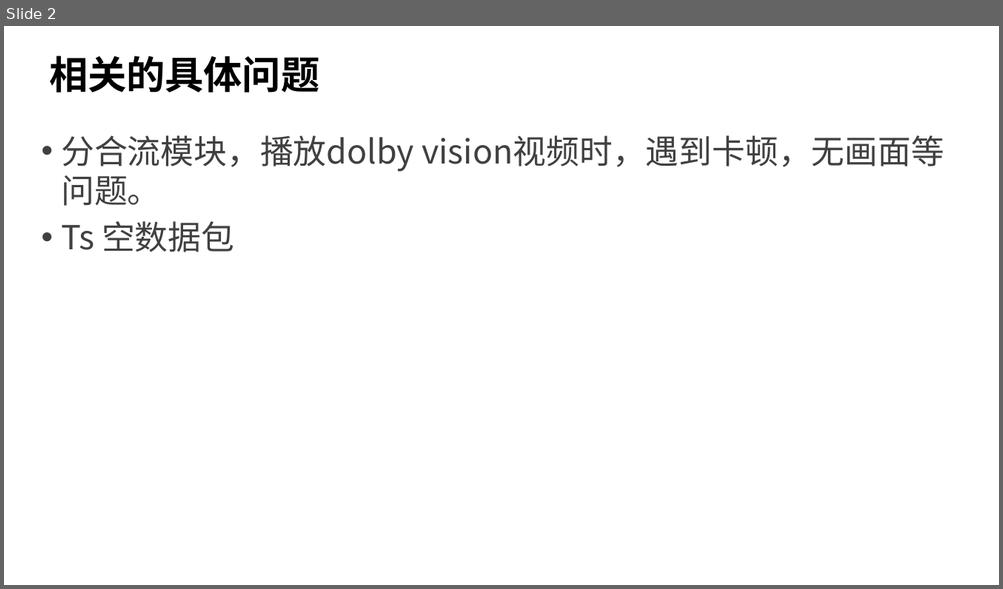
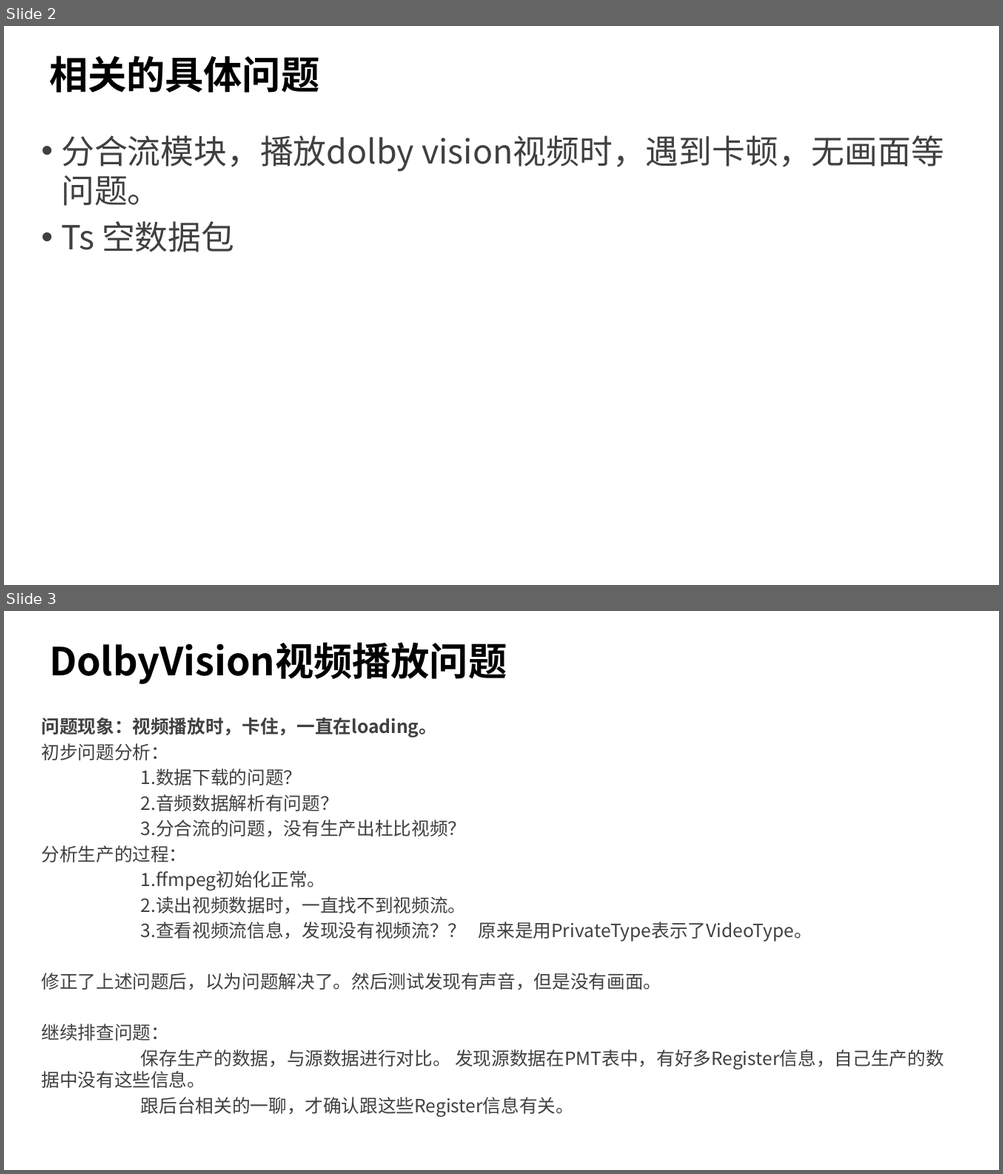
Before and after one commit to byrgyj/Document, a slide deck: ISO_IEC_Document/mpegts/ppt/Mpegts 协议简介.pptx. Shown one above the other, each under a label of ours: slide 2 before the commit, slides 2 and 3 after it. The pictures are 1003x589 and 1003x1174 pixels, drawn with LibreOffice and Linux fonts; fonts in the diff are those of the drawing; background and template pictures are left out. Boxes give left, top, right and bottom in pixels: in the first picture for what was removed or moved away, otherwise in the second. Text is boxed around its words. In the diff, an @@ line names an element or a change of style, - is before the commit and + after.

```diff
--- a/ISO_IEC_Document/mpegts/ppt/Mpegts 协议简介.pptx
+++ b/ISO_IEC_Document/mpegts/ppt/Mpegts 协议简介.pptx
@@ slide 3 added at bbox=[4, 611, 999, 1170], background picture (left out) @@
@@ title added at bbox=[49, 642, 506, 684], 28 pt, text #000000, bold @@
+DolbyVision视频播放问题
@@ text added at bbox=[41, 718, 943, 1117], 13.2 pt, text #404040 @@
+问题现象：视频播放时，卡住，一直在loading。
+初步问题分析：
+1.数据下载的问题？
+2.音频数据解析有问题？
+3.分合流的问题，没有生产出杜比视频？
+分析生产的过程：
+1.ffmpeg初始化正常。
+2.读出视频数据时，一直找不到视频流。
+3.查看视频流信息，发现没有视频流？？ 原来是用PrivateType表示了VideoType。
+修正了上述问题后，以为问题解决了。然后测试发现有声音，但是没有画面。
+继续排查问题：
+保存生产的数据，与源数据进行对比。 发现源数据在PMT表中，有好多Register信息，自己生产的数据中没有这些信息。
+跟后台相关的一聊，才确认跟这些Register信息有关。
```
Also in this commit, not shown: 7 other slides added, 1 slide removed, 6 other files.
